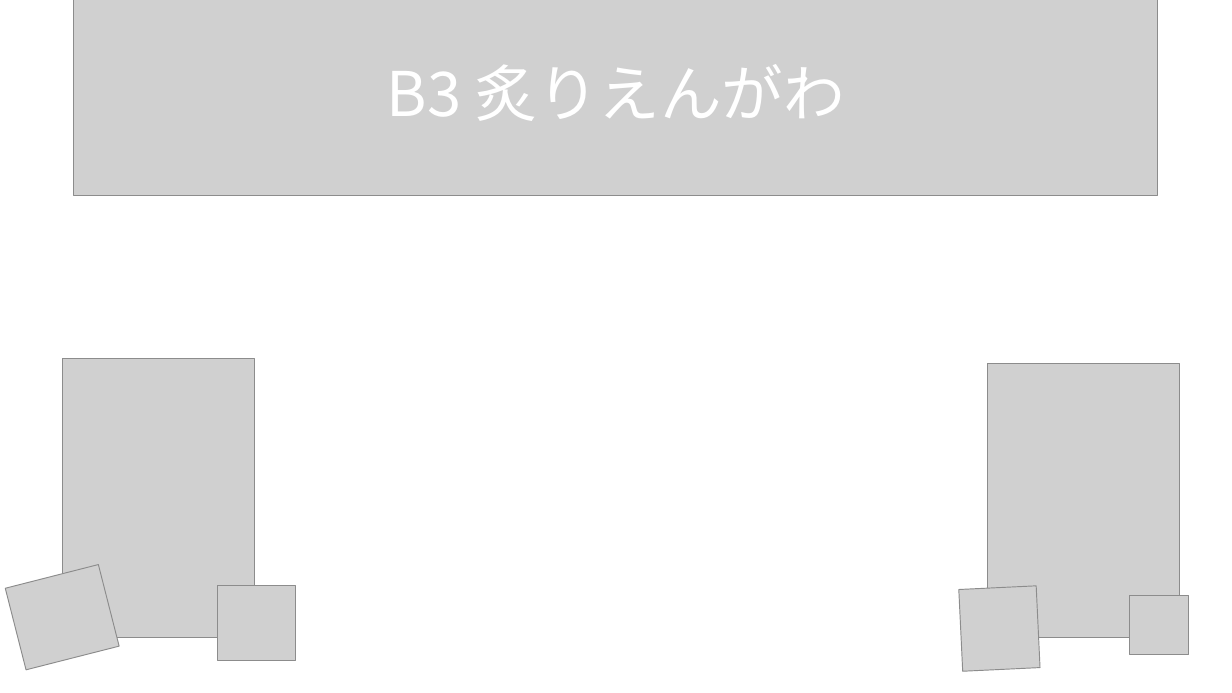
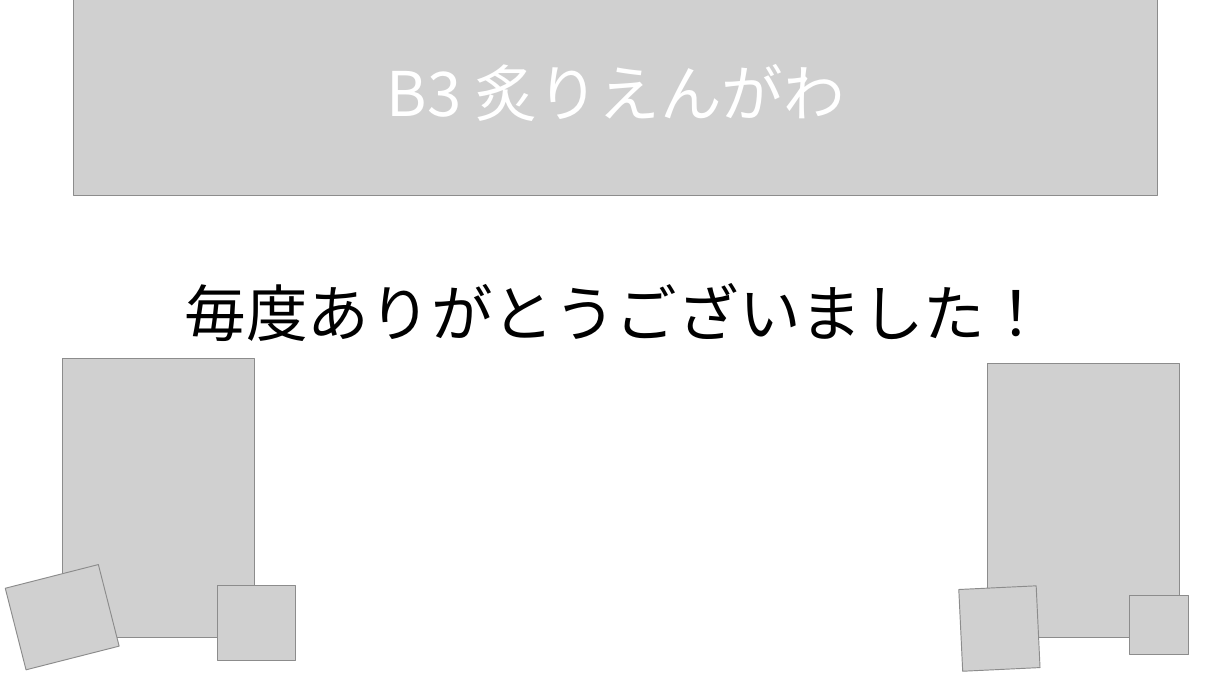
Before and after one commit to dojo2022/B-3, a slide deck: slide 20 of doc/B3炙りえんがわ_成果発表会資料.pptx (slide 18 before the commit). Drawn at 1232x693 pixels with LibreOffice and Linux fonts; fonts in the diff are those of the drawing; grey boxes stand for pictures. Boxes give left, top, right and bottom in pixels: in the first picture for what was removed or moved away, otherwise in the second. Text is boxed around its words. In the diff, an @@ line names an element or a change of style, - is before the commit and + after.

```diff
--- a/doc/B3炙りえんがわ_成果発表会資料.pptx
+++ b/doc/B3炙りえんがわ_成果発表会資料.pptx
@@ title added at bbox=[185, 283, 1047, 341], 48 pt, text #000000 @@
+毎度ありがとうございました！
```
Also in this commit, not shown: 1 other slide changed, 2 slides added.
